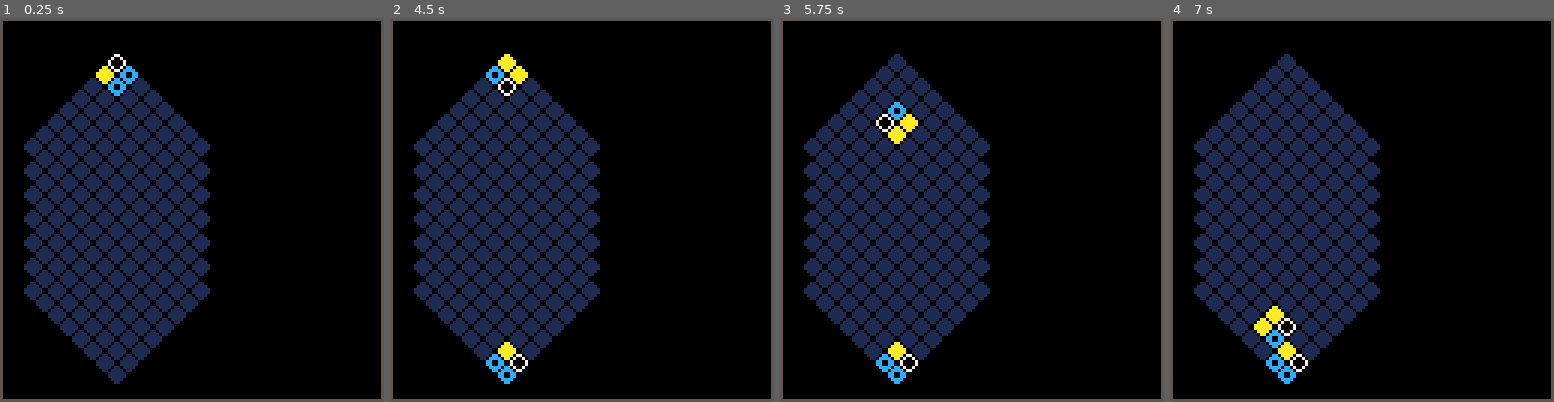
Above: before the commit, frames 1-4 (left to right).
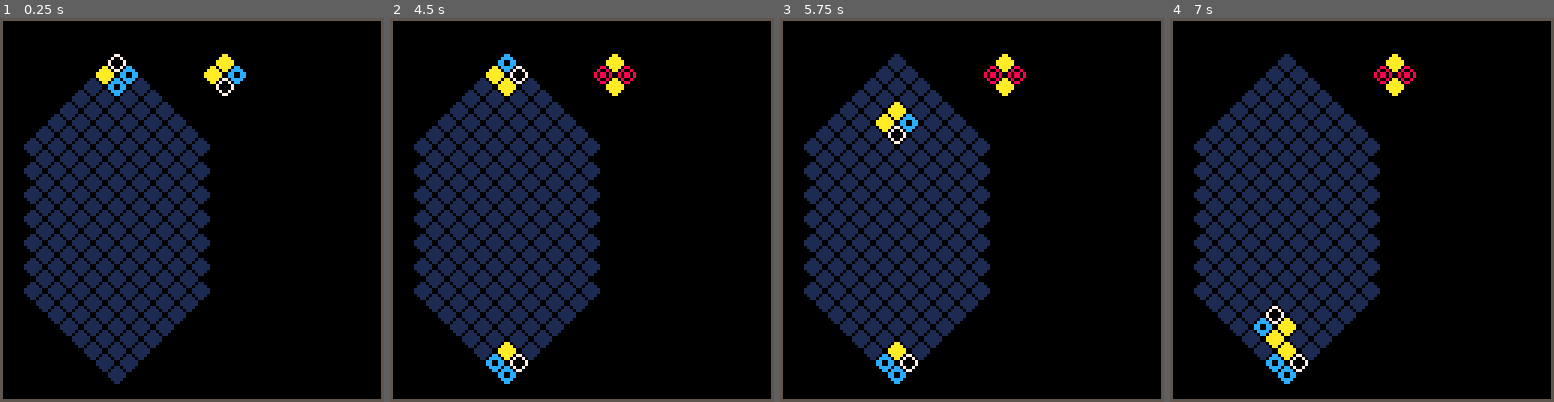
Above: after the commit, the same moments.

Repository: andrewedstrom/picolumia
Game: PICO-8 cartridge picolumia.p8
Two runs of this game, one before a commit and one after it. Both use one fixed random seed, a clock stepped at 60 frames per second and the inputs below.
Inputs:
- Up to frame 1 (0.25 s): no input
- Up to frame 2 (4.5 s): tap X (X key) at 0.33, 1.07, 1.85, 2.97, 4.08 s; tap O (Z key) at 0.7, 1.7, 2.1, 2.5, 2.9, 3.3, 3.7, 4.1 s; hold Right 1.6-2.1 s; hold Right 2.47-3.03 s; hold Left 3.08-3.58 s; hold Down 3.63-3.97 s; hold Right from 4.02 s (still down)
- Up to frame 3 (5.75 s): tap O (Z key) every 0.4 s from 4.5 to 5.7 s; release Right at 4.68 s; hold Left 5.08-5.68 s; tap X (X key) at 5.2 s; hold Down from 5.73 s (still down)
- Up to frame 4 (7 s): release Down at 6.03 s; hold Right 6.08-6.58 s; tap O (Z key) at 6.1, 6.5, 6.9 s; tap X (X key) at 6.32 s; hold Right from 6.63 s (still down)

The runs differ from the first frame. In frame 1, 0.5% of the frame differs, in the area x 53-65%, y 9-21%; in frame 2, 1.1%, in the area x 25-65%, y 9-21%; in frame 3, 1.1%; in frame 4, 1.1%.

Commit message:
add next piece

Diff:
--- a/picolumia.p8
+++ b/picolumia.p8
@@ -4,6 +4,7 @@
 
 local board
 local player
+local next_quad
 local timer
 local speed
 local last_direction_moved -- "right" or "left"
@@ -27,7 +28,7 @@
 
 function _init()
     board=new_board()
-    new_quad()
+    new_player_quad()
     last_direction_moved="right"
 
     timer = 0
@@ -67,6 +68,7 @@
     rect(0,0,127,127,5)
 
     draw_board()
+    draw_next_piece()
 end
 
 -- The board is organized with 1,1 as the bottom left corner
@@ -83,6 +85,15 @@
             sspr(board[y][x],0,sprite_size,sprite_size,x_loc,y_loc)
         end
     end)
+end
+
+function draw_next_piece()
+    local x_loc=piece_width*board_width+piece_width
+    local y_loc=bottom-board_height*piece_height
+    sspr(next_quad.p0,0,sprite_size,sprite_size,x_loc,y_loc)
+    sspr(next_quad.p1,0,sprite_size,sprite_size,x_loc-piece_width/2,y_loc+piece_height)
+    sspr(next_quad.p2,0,sprite_size,sprite_size,x_loc+piece_width/2,y_loc+piece_height)
+    sspr(next_quad.p3,0,sprite_size,sprite_size,x_loc,y_loc+piece_height*2)
 end
 
 function tick()
@@ -314,7 +325,7 @@
             end
         end
 
-        new_quad()
+        new_player_quad()
     end)
 end
 
@@ -332,7 +343,7 @@
 --     player3
 -- player1  player2
 --     player0
-function new_quad()
+function new_player_quad()
     player={
         y=board_height-2,
         x=4,
@@ -376,6 +387,24 @@
     while board[player.y][player.x] == board[p1.y][p1.x] and board[p1.y][p1.x] == board[p2.y][p2.x] and board[p2.y][p2.x] == board[p3.y][p3.x] do
         board[player.y][player.x] = random_piece()
     end
+
+    next_quad=new_quad()
+end
+
+function new_quad()
+    local p0=random_piece()
+    local p1=random_piece()
+    local p2=random_piece()
+    local p3=random_piece()
+    while p0 == p1 and p1 == p2 and p2 == p3 do
+        p3=random_piece()
+    end
+    return {
+        p0=p0,
+        p1=p1,
+        p2=p2,
+        p3=p3
+    }
 end
 
 function random_piece()
